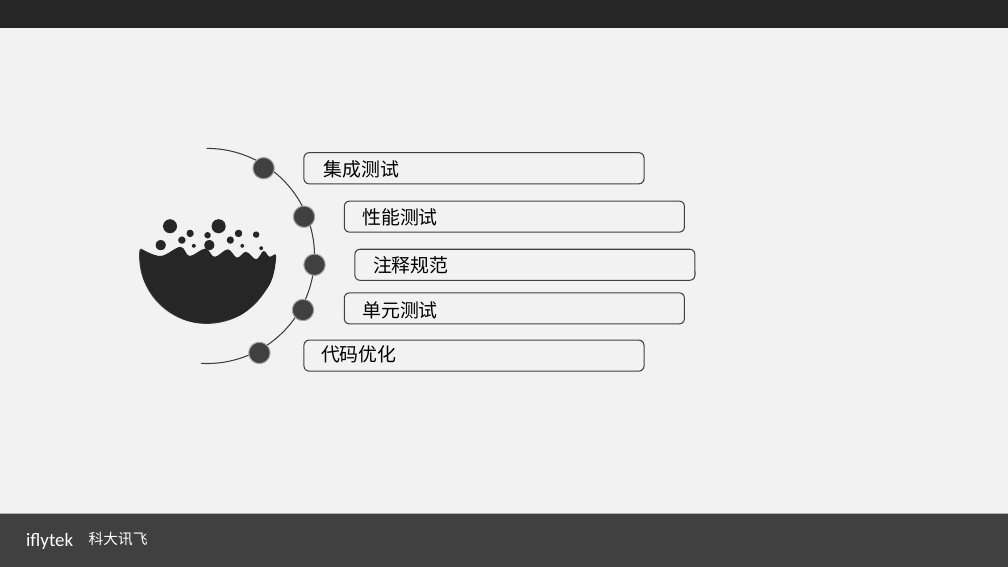
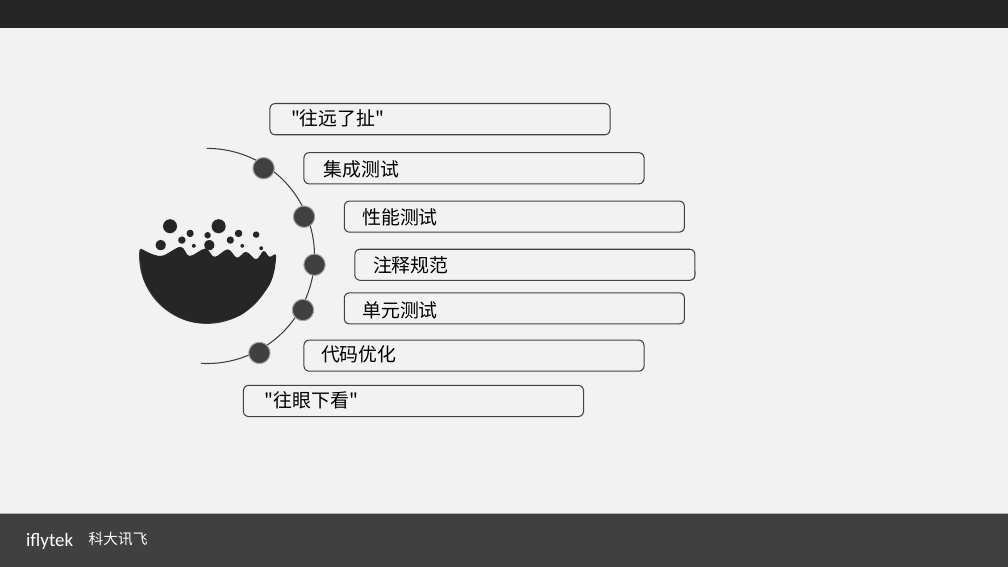
Before and after one commit to Ahkari/helloWorld, a slide deck: slide 6 of mocha-phantomJs/U/web测试方案.ppt (slide 2 before the commit). Drawn at 1008x567 pixels with LibreOffice and Linux fonts; fonts in the diff are those of the drawing. Boxes give left, top, right and bottom in pixels: in the first picture for what was removed or moved away, otherwise in the second. Text is boxed around its words. In the diff, an @@ line names an element or a change of style, - is before the commit and + after.

```diff
--- a/mocha-phantomJs/U/web测试方案.ppt
+++ b/mocha-phantomJs/U/web测试方案.ppt
@@ rounded rectangle added at bbox=[270, 104, 610, 135], outline #404040 0.99 pt @@
@@ text added at bbox=[291, 109, 385, 127], 18 pt, text #000000 @@
+"往远了扯"
@@ rounded rectangle added at bbox=[243, 385, 583, 416], outline #404040 0.99 pt @@
@@ text added at bbox=[265, 391, 359, 409], 18 pt, text #000000 @@
+"往眼下看"
```
Also in this commit, not shown: 3 other slides changed, 4 slides added, 1 other file.
